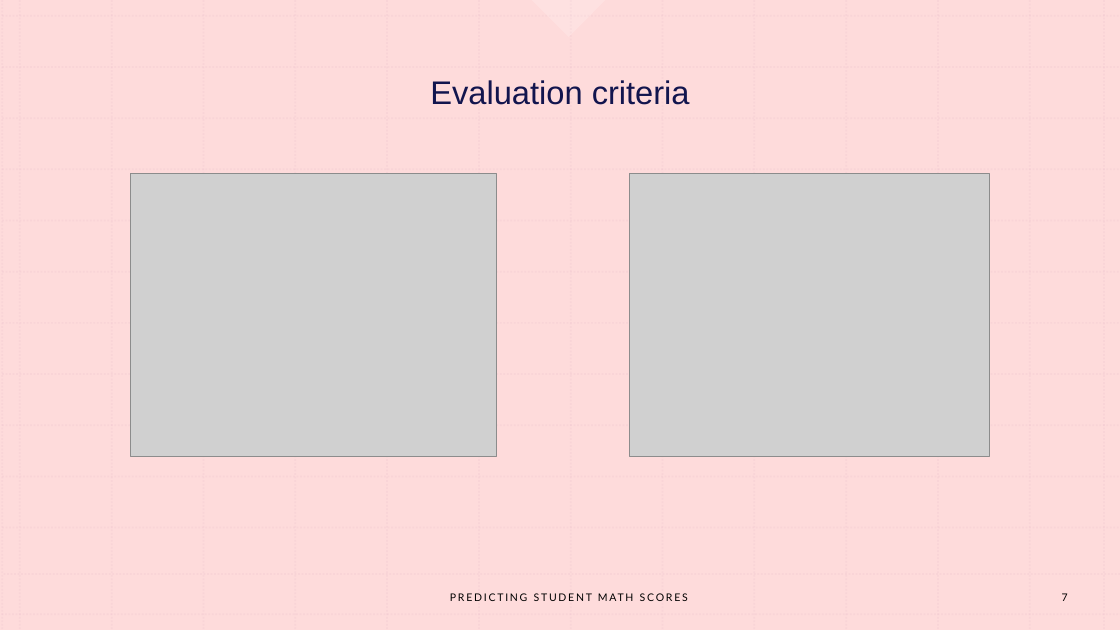
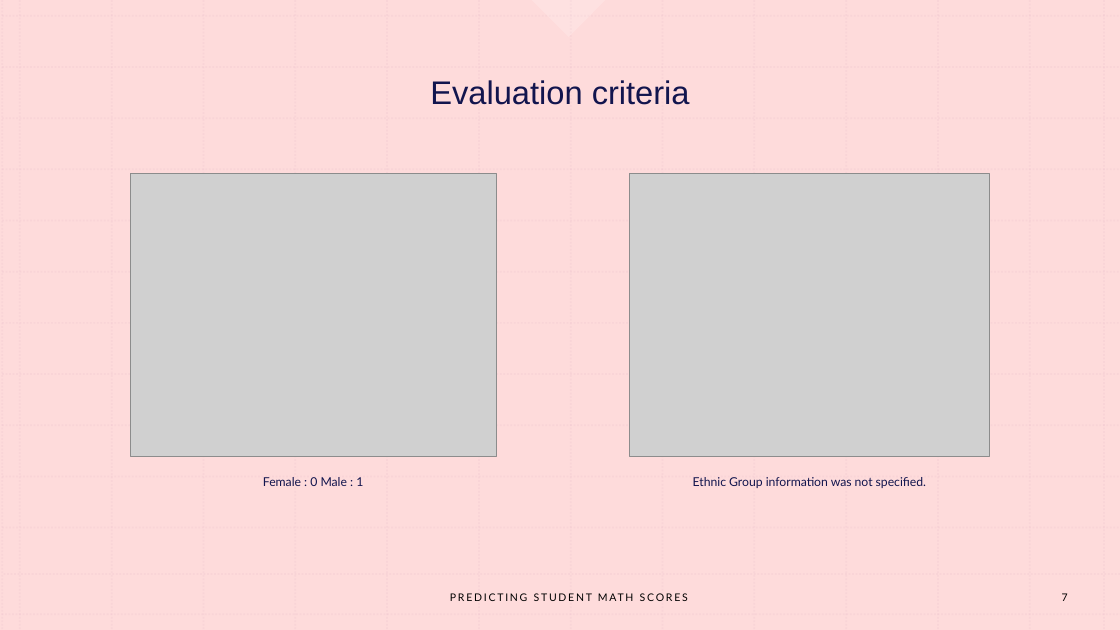
Before and after one commit to BlancaMarmolejo/Student-Performance-Predictions-ML, a slide deck: slide 7 of docs/Predicting student math score presentation.pptx. Drawn at 1120x630 pixels with LibreOffice and Linux fonts; fonts in the diff are those of the drawing; grey boxes stand for pictures. Boxes give left, top, right and bottom in pixels: in the first picture for what was removed or moved away, otherwise in the second. Text is boxed around its words. In the diff, an @@ line names an element or a change of style, - is before the commit and + after.

```diff
--- a/docs/Predicting student math score presentation.pptx
+++ b/docs/Predicting student math score presentation.pptx
@@ text added at (263,477,363,486), 10.5 pt, text #12154E @@
+Female : 0 Male : 1
@@ text added at (693,477,926,488), 10.5 pt, text #12154E @@
+Ethnic Group information was not specified.
```
Also in this commit, not shown: 4 other slides changed, 1 slide added, 1 slide removed.
